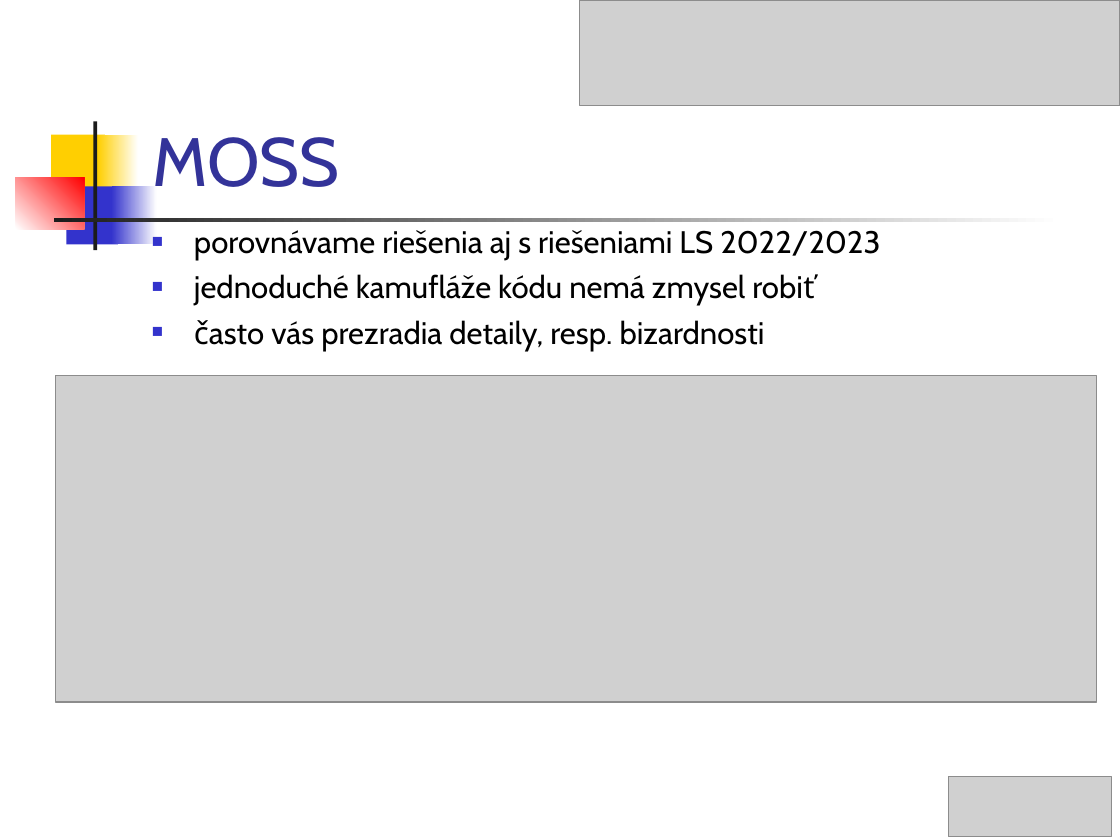
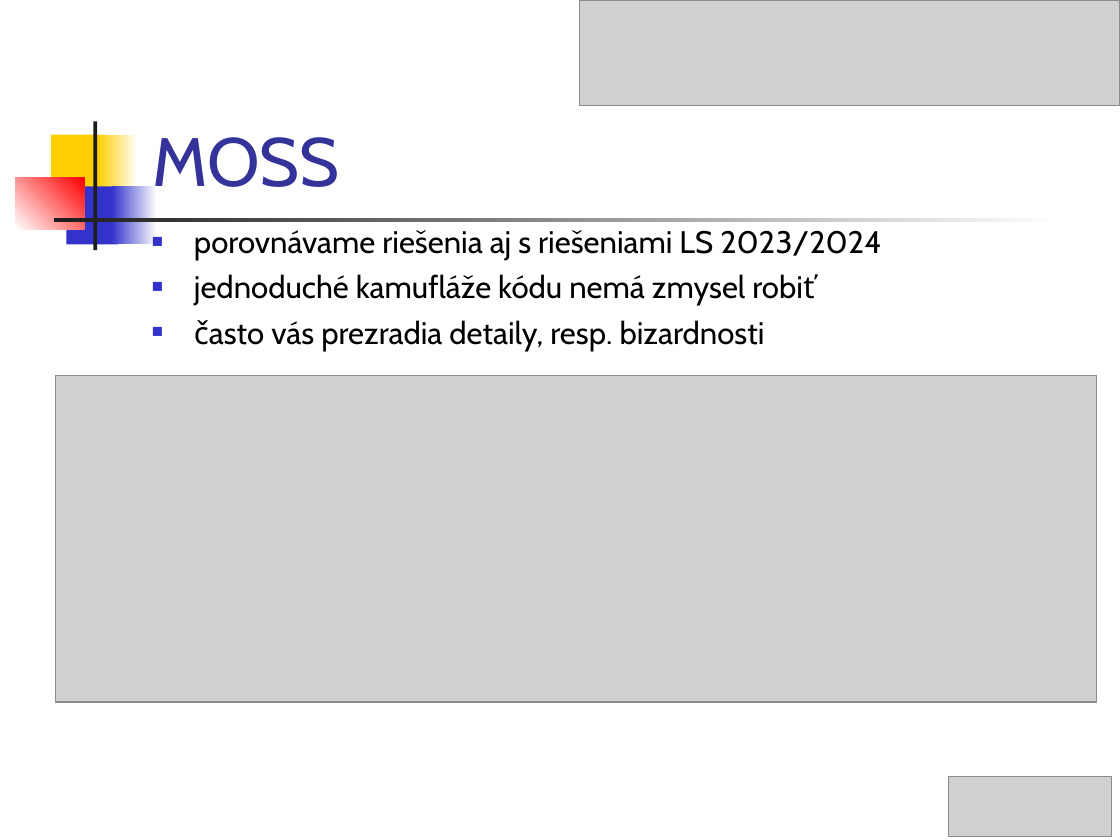
Before and after one commit to Programovanie4/Prednasky, a slide deck: slide 6 of 02/02_java.ppt (slide 5 before the commit). Drawn at 1120x840 pixels with LibreOffice and Linux fonts; fonts in the diff are those of the drawing; grey boxes stand for pictures. Boxes give left, top, right and bottom in pixels: in the first picture for what was removed or moved away, otherwise in the second. Text is boxed around its words. In the diff, an @@ line names an element or a change of style, - is before the commit and + after.

```diff
--- a/02/02_java.ppt
+++ b/02/02_java.ppt
@@ text at box(194, 230, 881, 261): text changed @@
-■ porovnávame riešenia aj s riešeniami LS 2022/2023
+■ porovnávame riešenia aj s riešeniami LS 2023/2024
```
Also in this commit, not shown: 4 other slides changed, 1 slide added, 4 slides removed, 1 other file.
